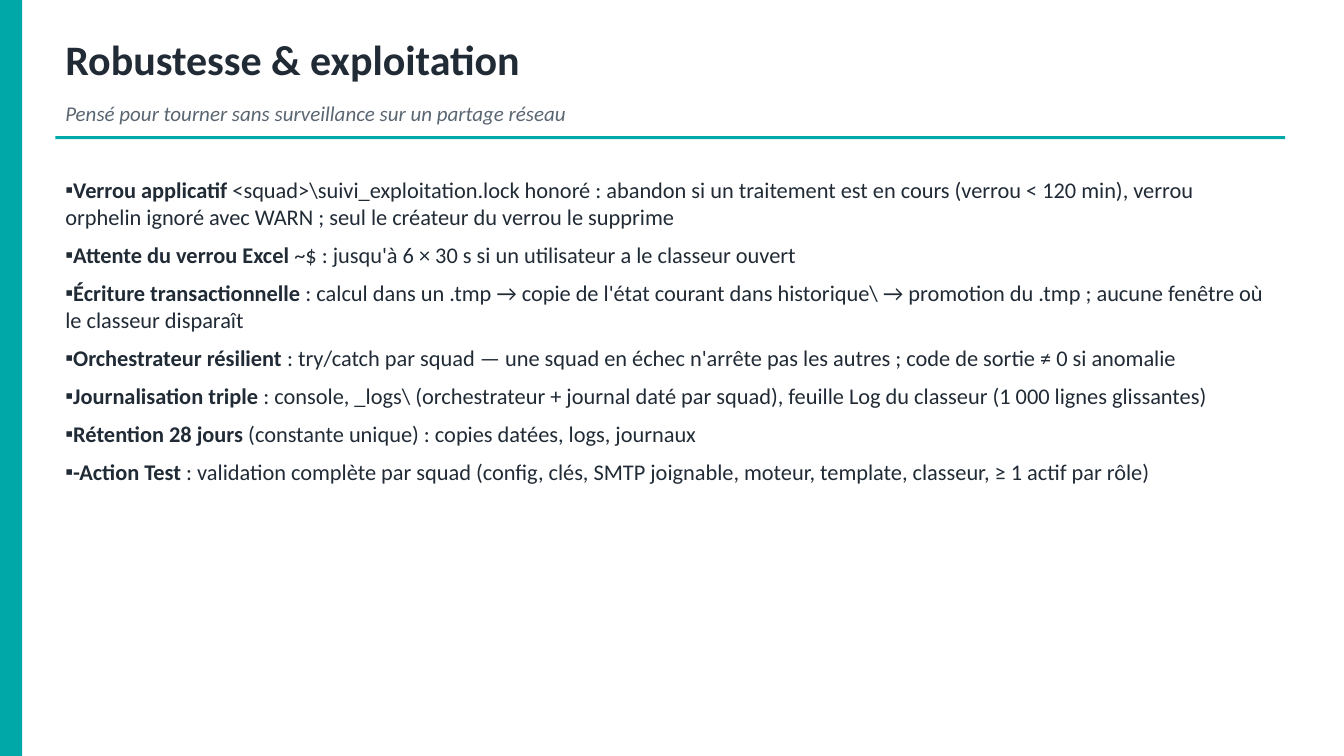
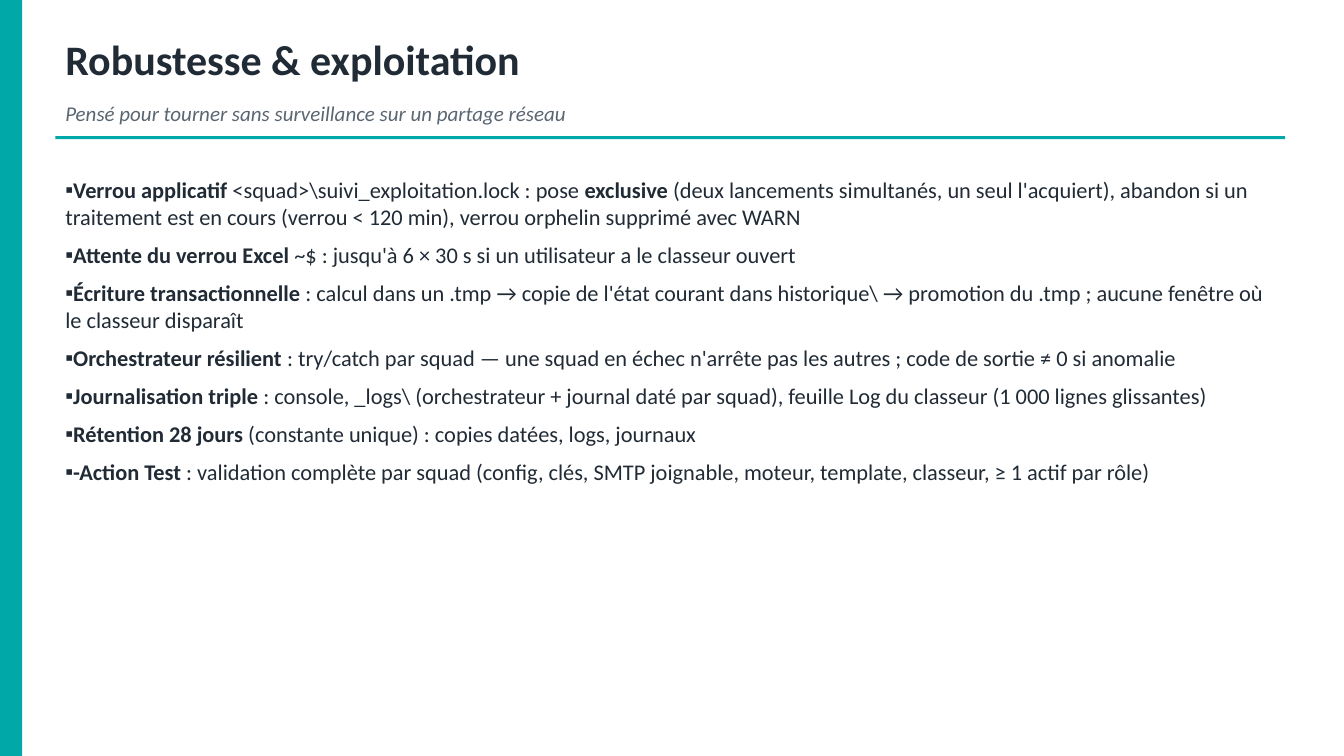
Before and after one commit to lucasyessad/mon_env, a slide deck: slide 10 of docs/Presentation-Suivi-Exploitation.pptx. Drawn at 1344x756 pixels with LibreOffice and Linux fonts; fonts in the diff are those of the drawing. Boxes give left, top, right and bottom in pixels: in the first picture for what was removed or moved away, otherwise in the second. Text is boxed around its words. In the diff, an @@ line names an element or a change of style, - is before the commit and + after.

```diff
--- a/docs/Presentation-Suivi-Exploitation.pptx
+++ b/docs/Presentation-Suivi-Exploitation.pptx
@@ text at [65, 182, 1247, 229]: text changed @@
-▪ Verrou applicatif <squad>\suivi_exploitation.lock honoré : abandon si un traitement est en cours (verrou < 120 min), verrou orphelin ignoré avec WARN ; seul le créateur du verrou le supprime
+▪ Verrou applicatif <squad>\suivi_exploitation.lock : pose exclusive (deux lancements simultanés, un seul l'acquiert), abandon si un traitement est en cours (verrou < 120 min), verrou orphelin supprimé avec WARN
```
Also in this commit, not shown: 3 other slides changed, 5 other files.
